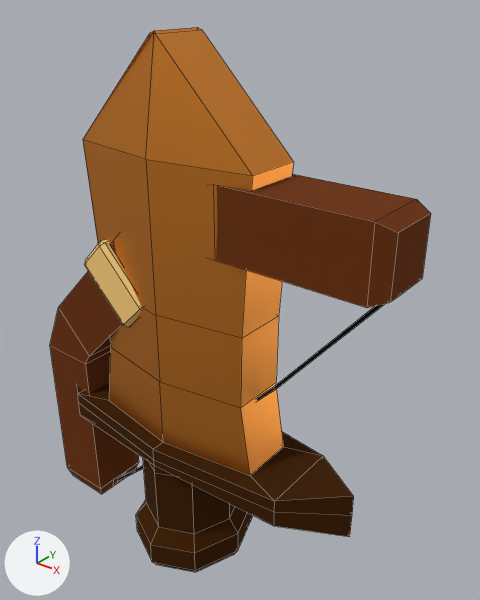
Renders of the Blender file figments-of-fuyan-raw/general/floating_stats.blend from each side of a commit.
The view is the same before and after, from a 50 mm lens placed at (0.463, -0.485, 0.666), pointed at (0.043, 0.04, 0.341). The axes (+X, +Y, +Z) are drawn at lower left. The lights are the same throughout. The picture after the commit comes second. Mesh edges are drawn as thin lines. The same objects are shown in both versions, whatever each file hides.

The first picture shows 'AttackDefault', 'AttackRanged'.
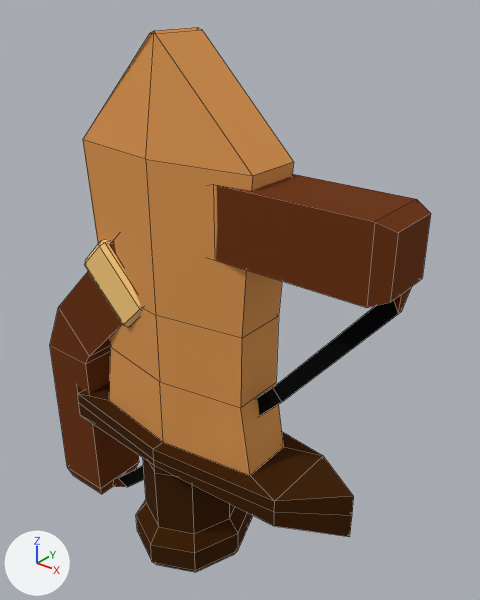
Location of each change, [x1, y1, x2, y2] in pixels of the pictures (480 x 600 px; the box of a moved part takes in the faces that stretch with it):
part 1 of me_cylinder, surface changed (lighter)
    both: [83, 27, 294, 475]
part 2 of me_plane, moved or reshaped
    before: [113, 303, 386, 486]
    after: [113, 287, 412, 487]

What the commit changed:
me_cylinder has 94 vertices, 91 faces and spans x -0.225..0.225, y -0.081..0.081, z 0.001..0.623.
me_cylinder is used by ob_attackdefault; location (0.0, 0.0, 0.0).
me_cylinder part 1: texture (UV) coordinates of 26 of 91 faces, centred in x -0.109..0.109, y -0.04..0.04, z 0.218..0.622, changed; they spanned u 0.32..0.32, v 0.04..0.04 and now span u 0.22..0.22, v 0.62..0.62.
me_plane has 88 vertices, 90 faces and spans x -0.221..0.255, y -0.047..0.047, z 0.0..0.496.
me_plane is used by ob_attackranged; location (0.0, 0.0, 0.0).
Part 2, on me_plane:
Vertex 64 of me_plane moves from (-0.151, -0.003, 0.005) at pixel (117, 481) to (-0.13, -0.003, 0.005) at pixel (127, 487).
Vertex 65 of me_plane moves from (-0.151, 0.003, 0.005) at pixel (120, 479) to (-0.13, 0.003, 0.005) at pixel (130, 485).
Vertex 70 of me_plane moves from (0.25, -0.003, 0.427) to (0.251, -0.003, 0.407) at pixel (398, 314).
Vertex 71 of me_plane moves from (0.25, 0.003, 0.427) to (0.251, 0.003, 0.407) at pixel (401, 311).
Vertex 84 of me_plane moves from (-0.007, -0.003, 0.138) to (0.007, -0.003, 0.131).
Vertex 85 of me_plane moves from (0.126, -0.003, 0.279) at pixel (276, 389) to (0.134, -0.003, 0.265) at pixel (281, 402).
Vertex 86 of me_plane moves from (-0.007, 0.003, 0.138) to (0.007, 0.003, 0.131).
Vertex 87 of me_plane moves from (0.126, 0.003, 0.279) at pixel (279, 386) to (0.134, 0.003, 0.265) at pixel (285, 399).
